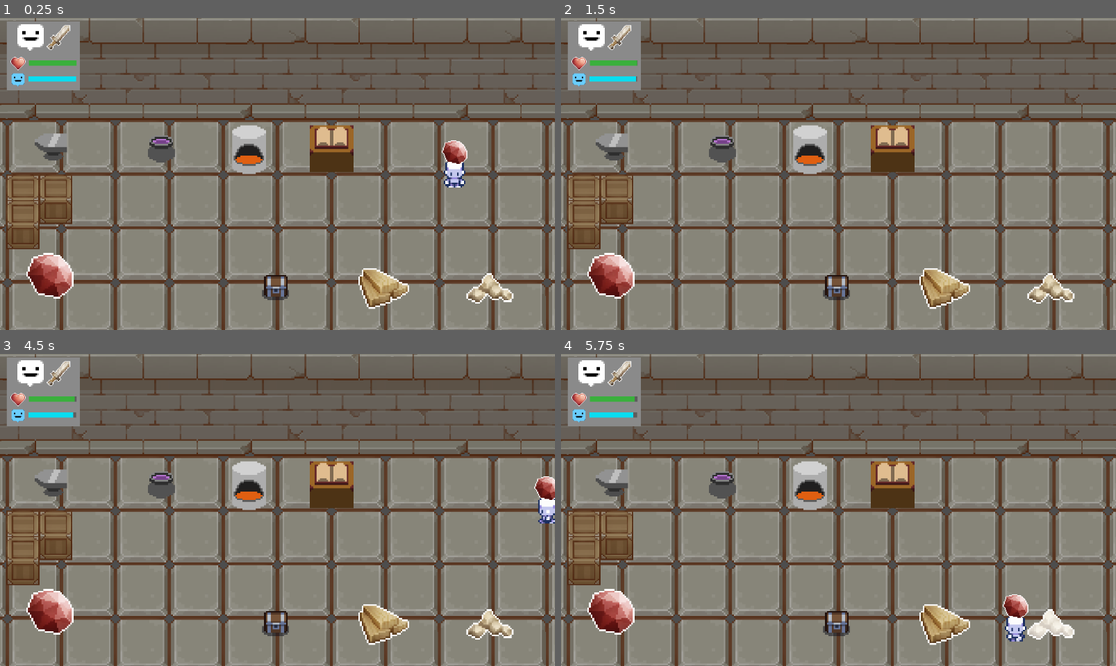
Above: before the commit, frames 1-4 (two rows, left to right).
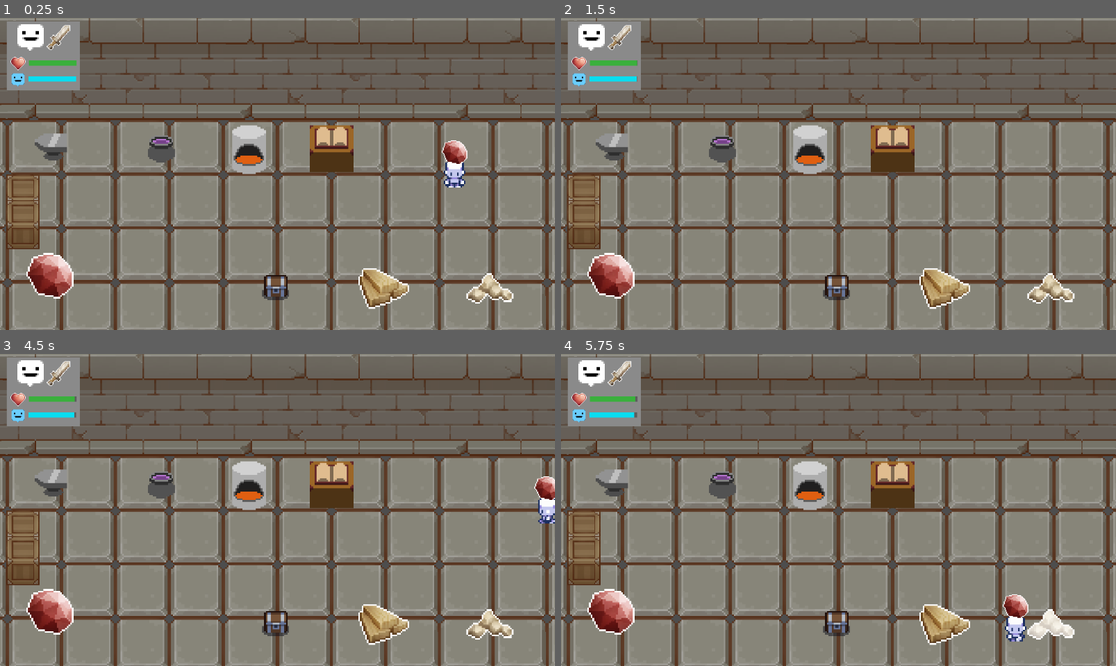
Above: after the commit, the same moments.

Repository: jpsalim21/LootPacker
Game: Godot game, scene res://Cenas/Workshop.tscn
Two runs of this game, one before a commit and one after it. Both use one fixed random seed, a clock stepped at 60 frames per second and the inputs below.
Inputs:
- Up to frame 1 (0.25 s): no input
- Up to frame 2 (1.5 s): tap Enter at 0.5 s; hold D (direita) 0.53-1.28 s; tap E (interact) at 0.6 s; hold S (baixo) from 1.28 s (still down); tap Space (minigame) at 1.35 s
- Up to frame 3 (4.5 s): tap Space (minigame) at 2, 2.85, 3.5, 4.35 s; release S (baixo) at 2.03 s; hold D (direita) 2.03-2.78 s; tap E (interact) at 2.1, 3.6 s; tap Enter at 2.75, 4.25 s; hold W (cima) 2.78-3.53 s; hold A (esquerda) from 3.53 s (still down)
- Up to frame 4 (5.75 s): release A (esquerda) at 5.03 s; hold S (baixo) from 5.03 s (still down); tap E (interact) at 5.1 s

The runs differ from the first frame. In frame 1, 0.9% of the frame differs, in the area x 7-14%, y 50-67%; in frame 2, 0.9%; in frame 3, 0.9%; in frame 4, 0.9%, in the area x 7-14%, y 13-67%.

Commit message:
Aplica seleção de proximidade no baú também

Diff:
--- a/Cenas/Workshop.tscn
+++ b/Cenas/Workshop.tscn
@@ -1,14 +1,13 @@
-[gd_scene load_steps=26 format=3 uid="uid://63t6wqhhe3dq"]
+[gd_scene load_steps=23 format=3 uid="uid://63t6wqhhe3dq"]
 
 [ext_resource type="Resource" uid="uid://b4jn4fhtr2is5" path="res://Classes/Items/ruby.tres" id="2_halj0"]
-[ext_resource type="Script" path="res://Scripts/Estruturas/ChestScript.gd" id="4_b1l47"]
-[ext_resource type="Texture2D" uid="uid://brmnb2mijpw63" path="res://Sprites/chest_01.png" id="5_op4cw"]
 [ext_resource type="PackedScene" uid="uid://cs5cj2tivci1w" path="res://Prefabs/forja.tscn" id="7_jul0y"]
 [ext_resource type="Resource" uid="uid://lh1xtmcxbbfb" path="res://Classes/Items/pocao.tres" id="11_dmwo6"]
 [ext_resource type="PackedScene" uid="uid://btglo5338k5op" path="res://Prefabs/Fornecedor.tscn" id="11_k2e5d"]
 [ext_resource type="PackedScene" uid="uid://c2btuki0bxjpy" path="res://Prefabs/Caldeirao.tscn" id="11_vpkt5"]
 [ext_resource type="PackedScene" uid="uid://dmwu66isp4wy8" path="res://Prefabs/UI.tscn" id="12_0qqpj"]
 [ext_resource type="Resource" uid="uid://dq12gn426y8am" path="res://Classes/Items/madeira.tres" id="12_rkcy8"]
+[ext_resource type="PackedScene" uid="uid://bxxfpacv2ffxj" path="res://Prefabs/chest.tscn" id="13_m4y3w"]
 [ext_resource type="PackedScene" uid="uid://dsb3v6hphb420" path="res://Prefabs/Fornalha.tscn" id="14_f4wes"]
 [ext_resource type="PackedScene" uid="uid://wmo8dg10m2wo" path="res://Prefabs/player.tscn" id="14_n15k1"]
 [ext_resource type="Resource" uid="uid://m67wulwr0b1g" path="res://Classes/Items/minerioFerro.tres" id="15_7elkp"]
@@ -18,12 +17,6 @@
 [ext_resource type="Texture2D" uid="uid://bvsvvtrs07oqa" path="res://Sprites/Tileset/TX Tileset Stone Ground.png" id="18_bftj5"]
 [ext_resource type="Texture2D" uid="uid://c8gx0h65k5nhl" path="res://Sprites/Tileset/TX Tileset Wall.png" id="19_fpv2e"]
 [ext_resource type="Texture2D" uid="uid://dqlg2l2sdohet" path="res://Sprites/Tileset/TX Props.png" id="20_83ywk"]
-
-[sub_resource type="RectangleShape2D" id="RectangleShape2D_ygfd4"]
-size = Vector2(53.5, 51)
-
-[sub_resource type="RectangleShape2D" id="RectangleShape2D_jh0ew"]
-size = Vector2(14, 13)
 
 [sub_resource type="RectangleShape2D" id="RectangleShape2D_pcuaf"]
 size = Vector2(335, 21)
@@ -324,28 +317,9 @@
 player = NodePath("../../Player")
 itemReceita = ExtResource("16_5qsdj")
 
-[node name="Chest" type="Node2D" parent="Cenario" node_paths=PackedStringArray("player", "aventureirosController")]
-position = Vector2(-1, 40)
-script = ExtResource("4_b1l47")
+[node name="Chest" parent="Cenario" node_paths=PackedStringArray("player", "aventureirosController") instance=ExtResource("13_m4y3w")]
 player = NodePath("../../Player")
 aventureirosController = NodePath("../../Ui")
-
-[node name="Area2D" type="Area2D" parent="Cenario/Chest"]
-position = Vector2(0, 27)
-
-[node name="CollisionShape2D" type="CollisionShape2D" parent="Cenario/Chest/Area2D"]
-shape = SubResource("RectangleShape2D_ygfd4")
-
-[node name="StaticBody2D" type="StaticBody2D" parent="Cenario/Chest"]
-
-[node name="Chest" type="Sprite2D" parent="Cenario/Chest/StaticBody2D"]
-position = Vector2(0, 27)
-texture = ExtResource("5_op4cw")
-hframes = 4
-
-[node name="CollisionShape2D" type="CollisionShape2D" parent="Cenario/Chest/StaticBody2D"]
-position = Vector2(0, 26.5)
-shape = SubResource("RectangleShape2D_jh0ew")
 
 [node name="Camera2D" type="Camera2D" parent="."]
 zoom = Vector2(3.5, 3.5)
@@ -370,13 +344,6 @@
 position = Vector2(-151, 30)
 player = NodePath("../Player")
 
-[node name="Caixa3" parent="." node_paths=PackedStringArray("player") instance=ExtResource("18_32iay")]
-position = Vector2(-131.5, 15)
-player = NodePath("../Player")
-
 [node name="Caixa" parent="." node_paths=PackedStringArray("player") instance=ExtResource("18_32iay")]
 position = Vector2(-151, 15)
 player = NodePath("../Player")
-
-[connection signal="body_entered" from="Cenario/Chest/Area2D" to="Cenario/Chest" method="_on_area_2d_body_entered"]
-[connection signal="body_exited" from="Cenario/Chest/Area2D" to="Cenario/Chest" method="_on_area_2d_body_exited"]
--- a/Classes/Aventureiros/Guerreiro.tres
+++ b/Classes/Aventureiros/Guerreiro.tres
@@ -7,5 +7,5 @@
 script = ExtResource("1_sr5nc")
 sprite = ExtResource("2_iwrgw")
 classeAtual = 0
-vidaMax = 100.0
-interesseMax = 70.0
+vidaMax = 120.0
+interesseMax = 100.0
--- a/Classes/Aventureiros/Mago.tres
+++ b/Classes/Aventureiros/Mago.tres
@@ -7,5 +7,5 @@
 script = ExtResource("1_3tu4x")
 sprite = ExtResource("2_6ifb4")
 classeAtual = 1
-vidaMax = 70.0
-interesseMax = 100.0
+vidaMax = 100.0
+interesseMax = 120.0
--- a/Classes/Aventureiros/Ranger.tres
+++ b/Classes/Aventureiros/Ranger.tres
@@ -7,5 +7,5 @@
 script = ExtResource("1_xl5gv")
 sprite = ExtResource("2_reuwx")
 classeAtual = 2
-vidaMax = 80.0
-interesseMax = 80.0
+vidaMax = 110.0
+interesseMax = 110.0
--- /dev/null
+++ b/Prefabs/chest.tscn
@@ -0,0 +1,31 @@
+[gd_scene load_steps=4 format=3 uid="uid://bxxfpacv2ffxj"]
+
+[ext_resource type="Script" path="res://Scripts/Estruturas/ChestScript.gd" id="1_2xe2f"]
+[ext_resource type="Texture2D" uid="uid://brmnb2mijpw63" path="res://Sprites/chest_01.png" id="2_c7ear"]
+
+[sub_resource type="RectangleShape2D" id="RectangleShape2D_jh0ew"]
+size = Vector2(14, 13)
+
+[node name="Chest" type="Node2D"]
+position = Vector2(-1, 40)
+script = ExtResource("1_2xe2f")
+
+[node name="StaticBody2D" type="StaticBody2D" parent="."]
+collision_layer = 3
+collision_mask = 3
+
+[node name="CollisionShape2D" type="CollisionShape2D" parent="StaticBody2D"]
+position = Vector2(0, 26.5)
+shape = SubResource("RectangleShape2D_jh0ew")
+
+[node name="Chest" type="Sprite2D" parent="."]
+position = Vector2(0, 27)
+texture = ExtResource("2_c7ear")
+hframes = 4
+
+[node name="Chest2" type="Sprite2D" parent="."]
+visible = false
+self_modulate = Color(100, 100, 100, 0.58)
+position = Vector2(0, 27)
+texture = ExtResource("2_c7ear")
+hframes = 4
--- a/Scripts/Estruturas/ChestScript.gd
+++ b/Scripts/Estruturas/ChestScript.gd
@@ -4,6 +4,12 @@
 var nearChest : bool = false
 var score = 0
 @export var aventureirosController : AventureirosController
+
+@onready var spriteLight = $Chest2
+@onready var colisor = $StaticBody2D
+
+func _ready():
+	player.aproximou.connect(enter)
 
 func _process(_delta):
 	if nearChest and Input.is_action_just_pressed("interact"):
@@ -13,11 +19,12 @@
 	var itemNovo = player.changeItem(null)
 	aventureirosController.AplicaItem(itemNovo)
 
-func _on_area_2d_body_entered(body):
-	if body.name == "Player":
-		print("Entrou no bau")
+func enter(new, old):
+	if new == colisor:
 		nearChest = true
-func _on_area_2d_body_exited(body):
-	if body.name == "Player":
-		print("Saiu do bau")
+		spriteLight.visible = true
+		return
+	if old == colisor:
 		nearChest = false
+		spriteLight.visible = false
+		return
--- a/Scripts/Estruturas/WorkstationScript.gd
+++ b/Scripts/Estruturas/WorkstationScript.gd
@@ -36,14 +36,7 @@
 	if old == colisor:
 		near = false
 		spriteLight.visible = false
-		return
-
-func _on_area_2d_body_entered(body):
-	if body.name == "Player":
-		near = true
-func _on_area_2d_body_exited(body):
-	if body.name == "Player":
-		near = false
 		if rodando:
 			minigame.comecarESair(false)
 			rodando = false
+		return
